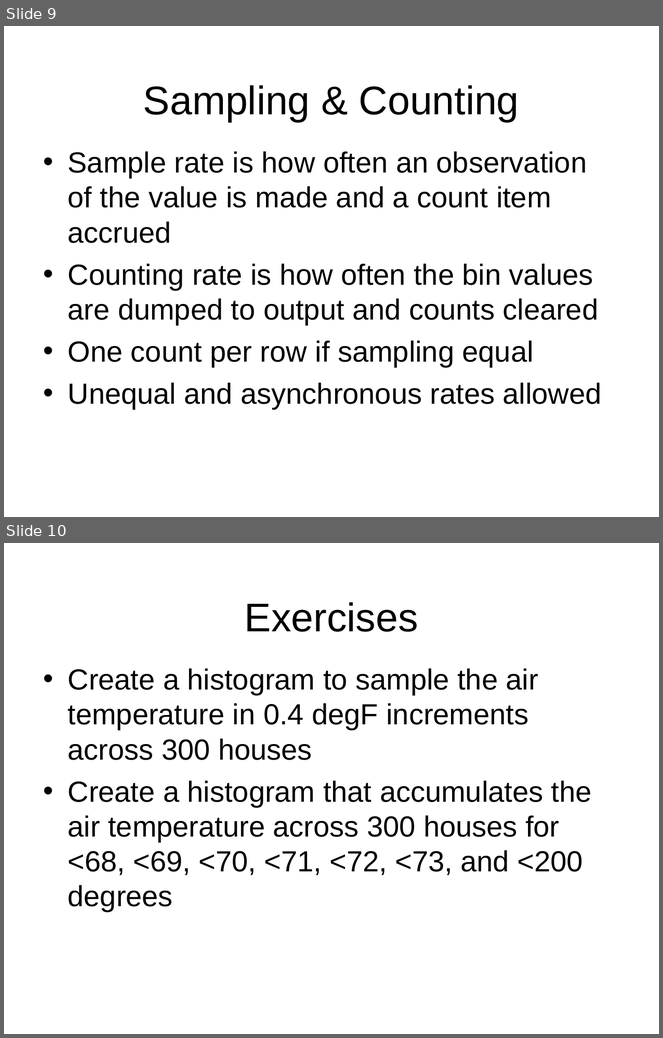
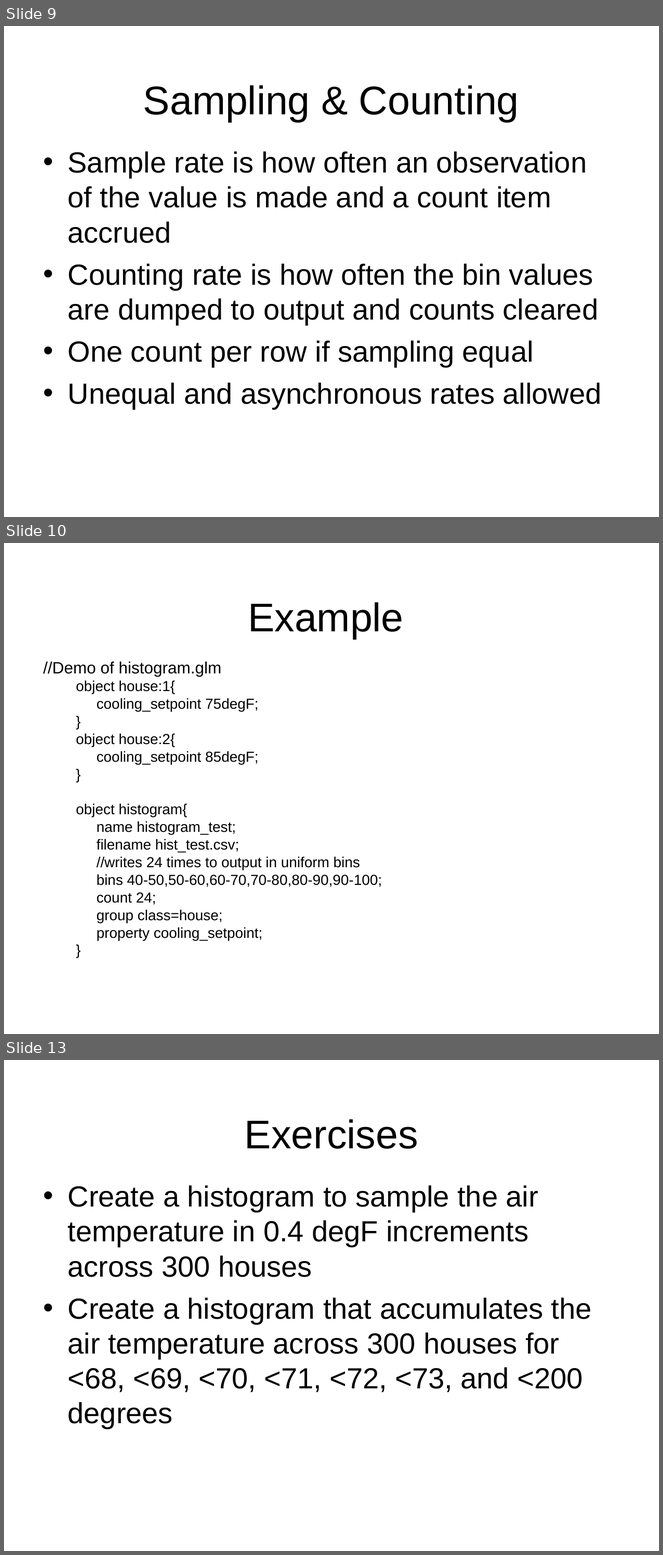
Before and after one commit to gridlab-d/course, a slide deck: 2.5 - Histograms.pps. Shown one above the other, each under a label of ours: slides 9 and 10 before the commit, slides 9, 10 and 13 after it; the slides between them are not shown. The pictures are 663x1038 and 663x1555 pixels, drawn with LibreOffice and Linux fonts; fonts in the diff are those of the drawing; background and template pictures are left out. Boxes give left, top, right and bottom in pixels: in the first picture for what was removed or moved away, otherwise in the second. Text is boxed around its words. In the diff, an @@ line names an element or a change of style, - is before the commit and + after.

```diff
--- a/2.5 - Histograms.pps
+++ b/2.5 - Histograms.pps
@@ slide 10 added at <box>4,543,659,1034</box>, background picture (left out) @@
@@ title added at <box>248,602,403,639</box>, 44 pt, text #000000 @@
+Example
@@ text added at <box>43,662,382,941</box>, 16 pt, text #000000 @@
+//Demo of histogram.glm
+  object house:1{
+  cooling_setpoint 75degF;
+  }
+  object house:2{
+  cooling_setpoint 85degF;
+  }
+  object histogram{
+  name histogram_test;
+  filename hist_test.csv;
+  //writes 24 times to output in uniform bins
+  bins 40-50,50-60,60-70,70-80,80-90,90-100;
+  count 24;
+  group class=house;
+  property cooling_setpoint;
+  }
@@ what was slide 10 is now slide 13 @@
```
Also in this commit, not shown: 2 other slides added, 4 other files.
